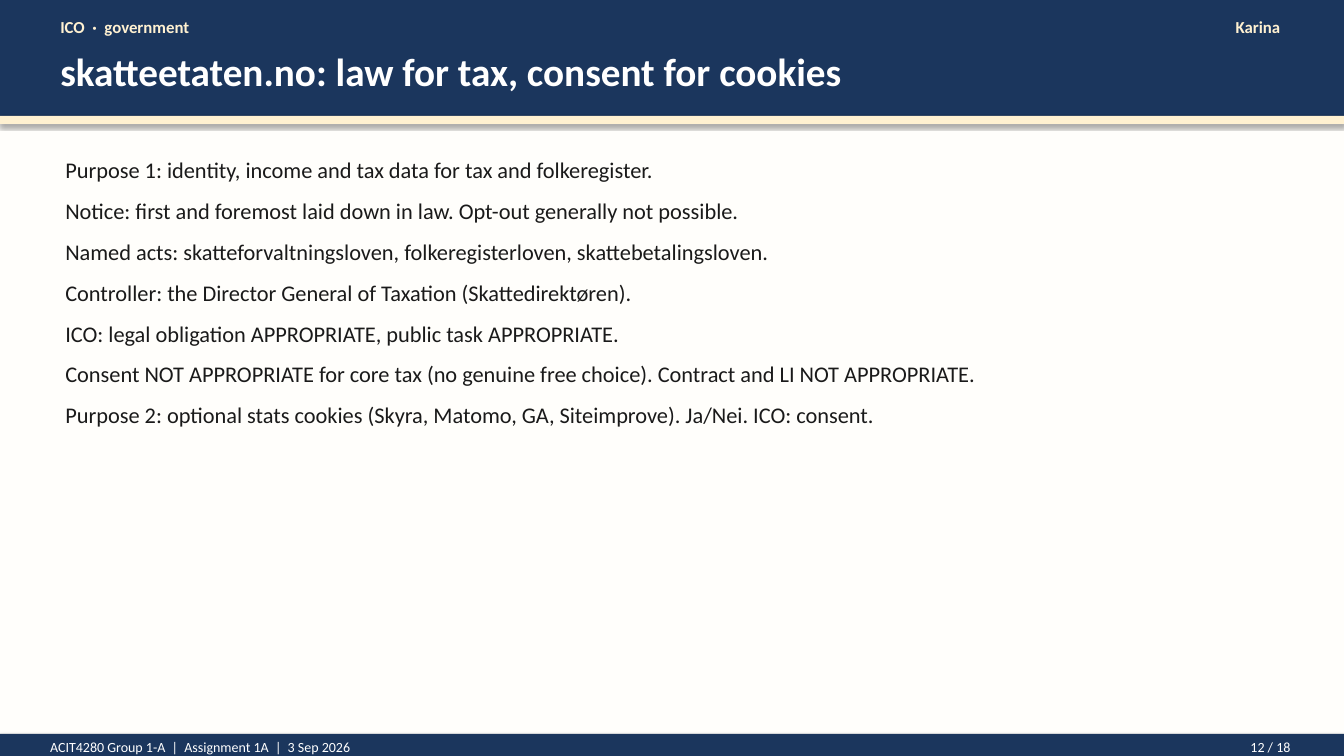
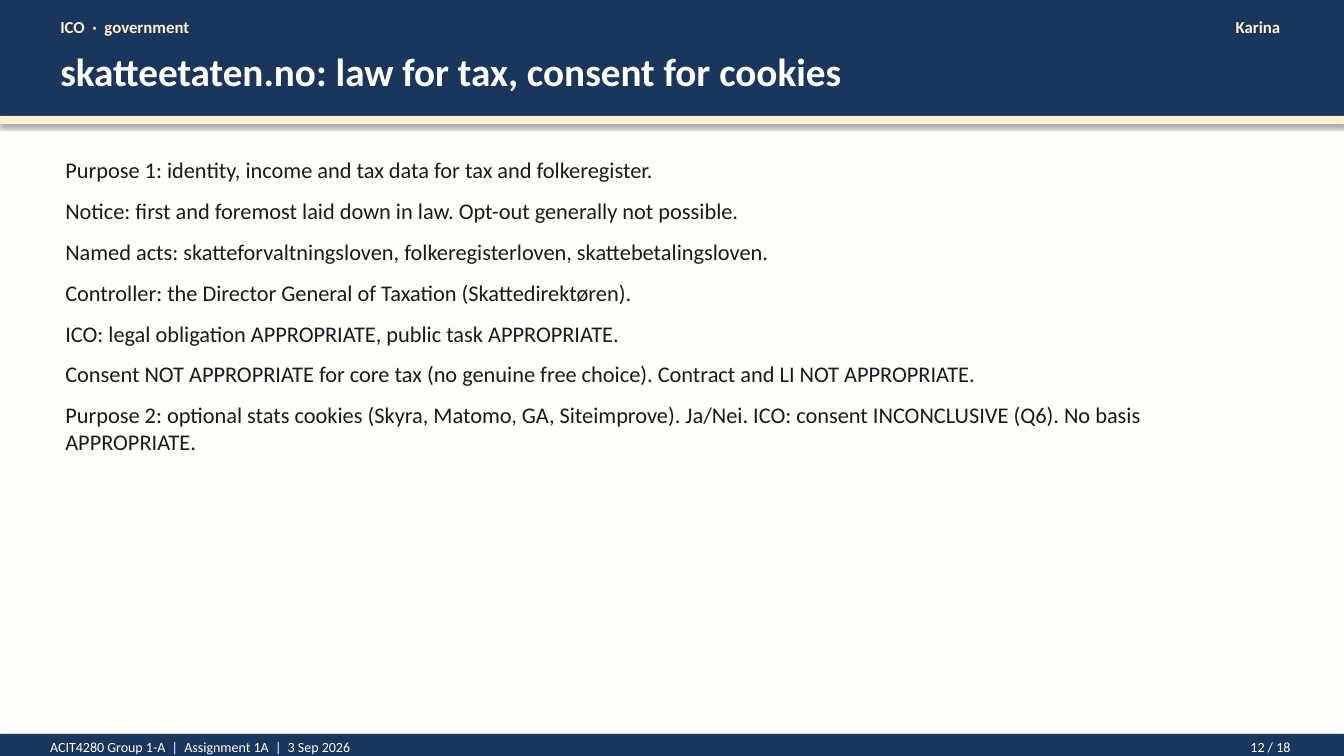
Before and after one commit to kasa031/Bacheloroppgave, a slide deck: slide 12 of ACIT4280_1A_presentation.pptx. Drawn at 1344x756 pixels with LibreOffice and Linux fonts; fonts in the diff are those of the drawing. Boxes give left, top, right and bottom in pixels: in the first picture for what was removed or moved away, otherwise in the second. Text is boxed around its words. In the diff, an @@ line names an element or a change of style, - is before the commit and + after.

```diff
--- a/ACIT4280_1A_presentation.pptx
+++ b/ACIT4280_1A_presentation.pptx
@@ text at (65,407,1140,450): text changed @@
-Purpose 2: optional stats cookies (Skyra, Matomo, GA, Siteimprove). Ja/Nei. ICO: consent.
+Purpose 2: optional stats cookies (Skyra, Matomo, GA, Siteimprove). Ja/Nei. ICO: consent INCONCLUSIVE (Q6). No basis APPROPRIATE.
```
Also in this commit, not shown: 2 other slides changed, 6 other files.
